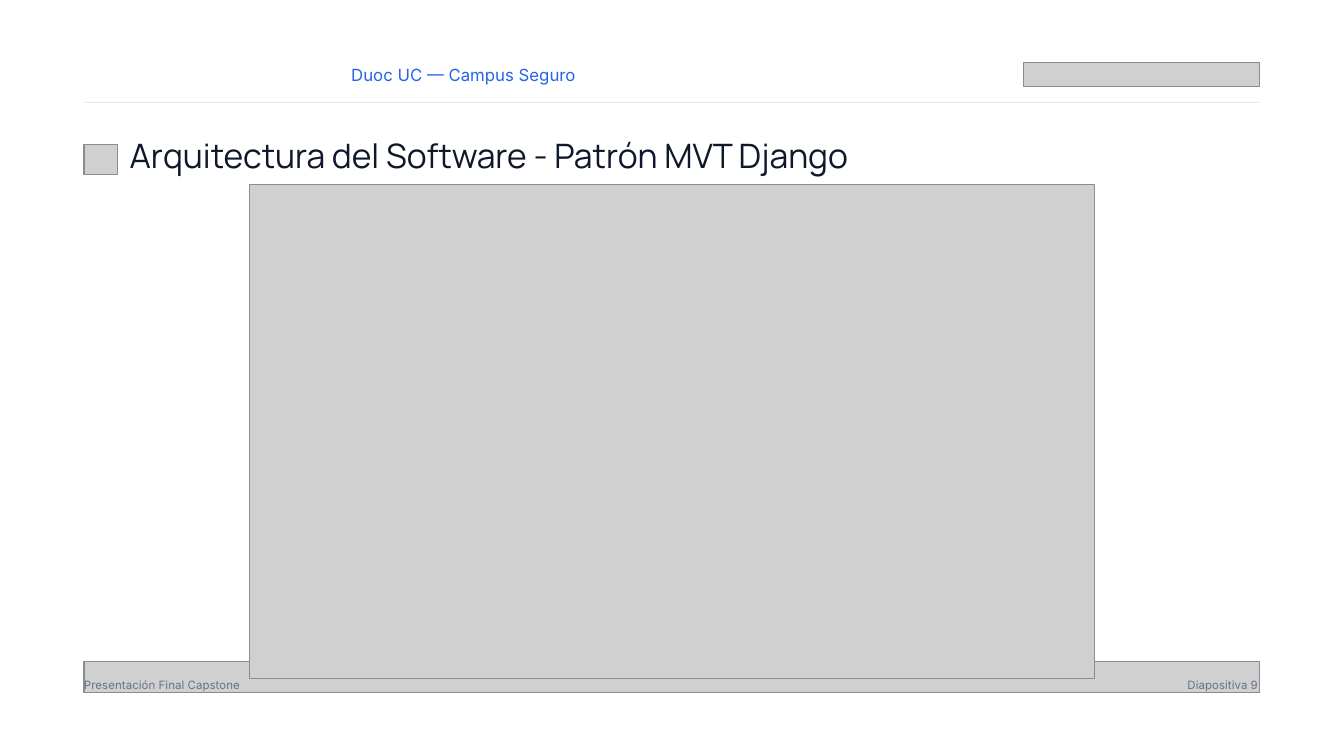
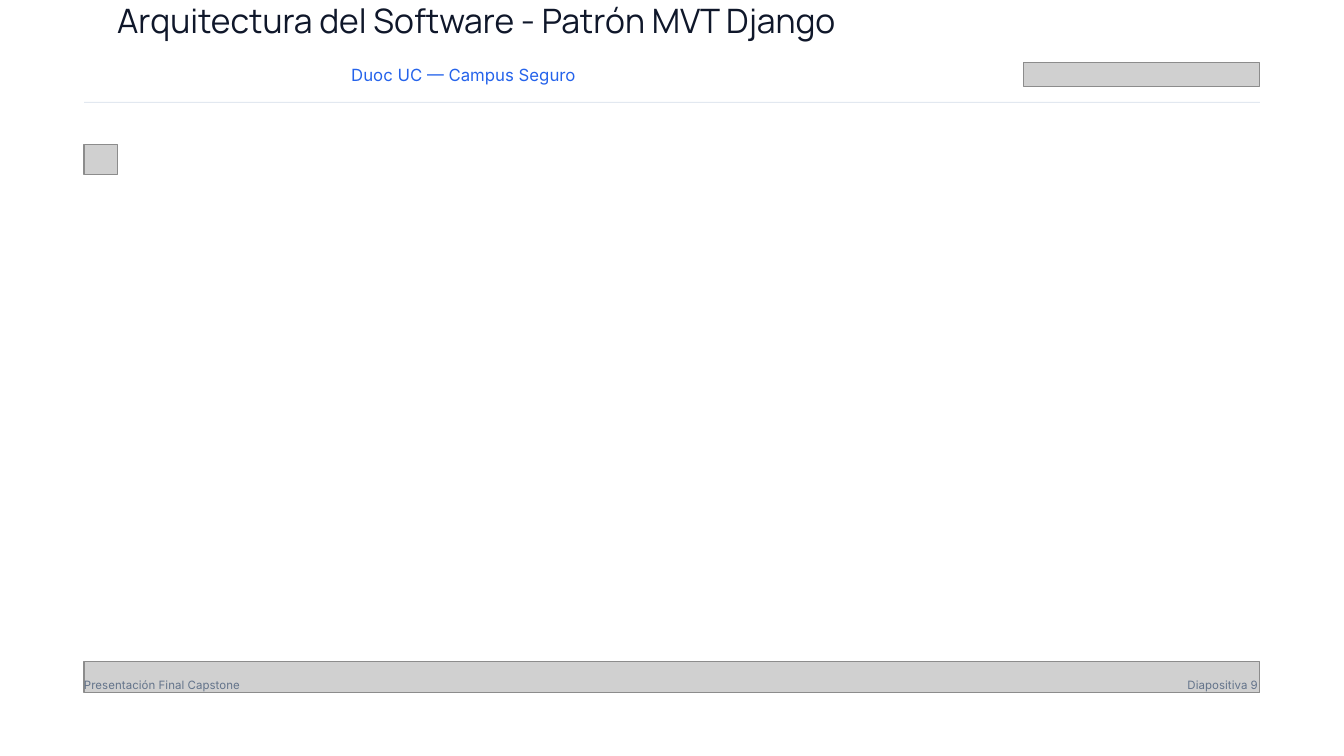
Before and after one commit to jordanrj1/Proyecto-CampuSeguro-, a slide deck: slide 10 of Fase 2/Evidencias Grupales/Proyecto Campus Seguro - Presentación Capstone (1).pptx. Drawn at 1344x756 pixels with LibreOffice and Linux fonts; fonts in the diff are those of the drawing; grey boxes stand for pictures; background and template pictures are left out. Boxes give left, top, right and bottom in pixels: in the first picture for what was removed or moved away, otherwise in the second. Text is boxed around its words. In the diff, an @@ line names an element or a change of style, - is before the commit and + after.

```diff
--- a/Fase 2/Evidencias Grupales/Proyecto Campus Seguro - Presentación Capstone (1).pptx
+++ b/Fase 2/Evidencias Grupales/Proyecto Campus Seguro - Presentación Capstone (1).pptx
@@ text "Arquitectura del Software - Patrón ...": place and size @@
-text "Arquitectura del Software - Patrón ..." at [130, 141, 848, 177]
+text "Arquitectura del Software - Patrón ..." at [117, 6, 835, 42]
@@ picture removed at [249, 185, 1094, 679] @@
```
Also in this commit, not shown: 1 other slide changed.
